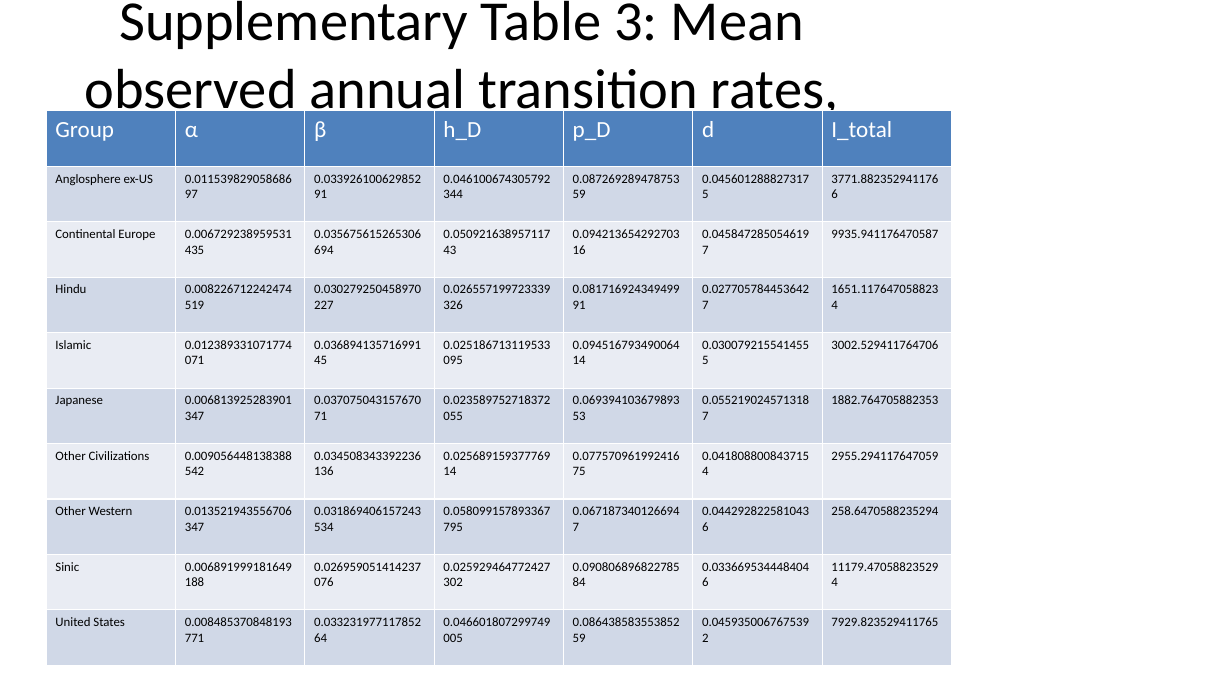
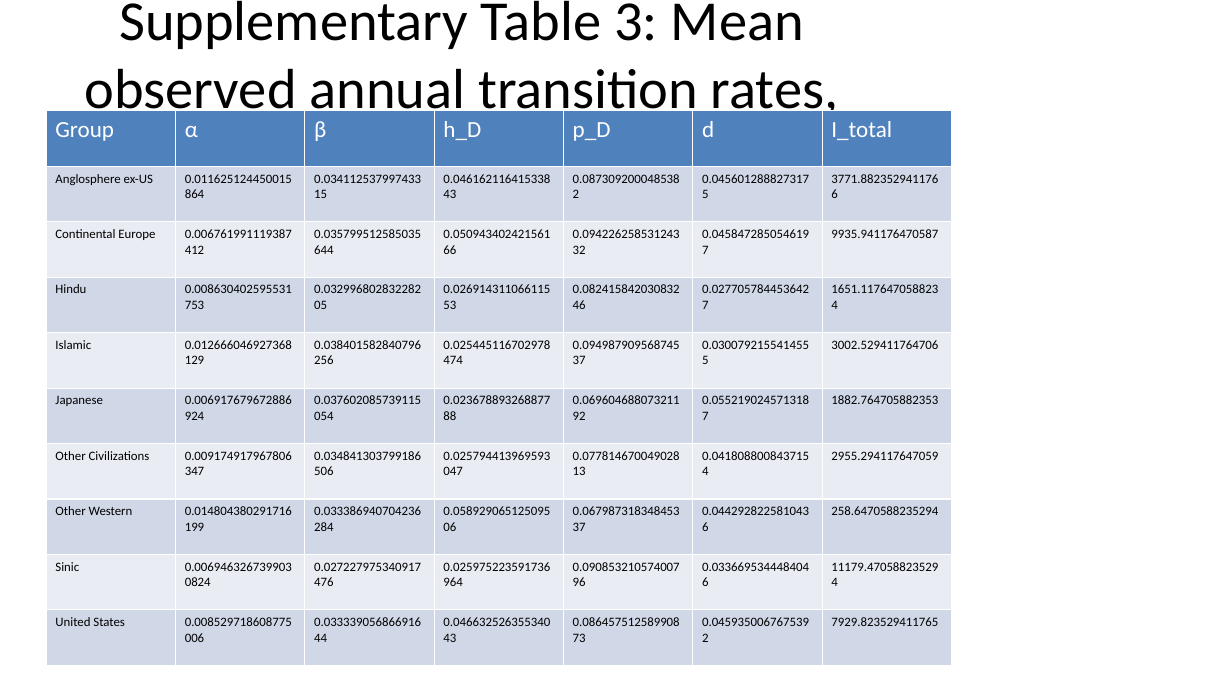
Before and after one commit to bougtoir/medical-accident-its-analysis, a slide deck: slide 20 of researcher_mobility_ode/docs/manuscript_full_article_figures.pptx. Drawn at 1232x693 pixels with LibreOffice and Linux fonts; fonts in the diff are those of the drawing. Boxes give left, top, right and bottom in pixels: in the first picture for what was removed or moved away, otherwise in the second. Text is boxed around its words. In the diff, an @@ line names an element or a change of style, - is before the commit and + after.

```diff
--- a/researcher_mobility_ode/docs/manuscript_full_article_figures.pptx
+++ b/researcher_mobility_ode/docs/manuscript_full_article_figures.pptx
@@ table at bbox=[46, 111, 952, 665] @@
-row 2: Anglosphere ex-US | 0.01153982905868697 | 0.03392610062985291 | 0.046100674305792344 | 0.08726928947875359 | 0.0456012888273175 | 3771.8823529411766
+row 2: Anglosphere ex-US | 0.011625124450015864 | 0.03411253799743315 | 0.04616211641533843 | 0.0873092000485382 | 0.0456012888273175 | 3771.8823529411766
-row 3: Continental Europe | 0.006729238959531435 | 0.035675615265306694 | 0.05092163895711743 | 0.09421365429270316 | 0.0458472850546197 | 9935.941176470587
+row 3: Continental Europe | 0.006761991119387412 | 0.035799512585035644 | 0.05094340242156166 | 0.09422625853124332 | 0.0458472850546197 | 9935.941176470587
-row 4: Hindu | 0.008226712242474519 | 0.030279250458970227 | 0.026557199723339326 | 0.08171692434949991 | 0.0277057844536427 | 1651.1176470588234
+row 4: Hindu | 0.008630402595531753 | 0.03299680283228205 | 0.02691431106611553 | 0.08241584203083246 | 0.0277057844536427 | 1651.1176470588234
-row 5: Islamic | 0.012389331071774071 | 0.03689413571699145 | 0.025186713119533095 | 0.09451679349006414 | 0.0300792155414555 | 3002.529411764706
+row 5: Islamic | 0.012666046927368129 | 0.038401582840796256 | 0.025445116702978474 | 0.09498790956874537 | 0.0300792155414555 | 3002.529411764706
-row 6: Japanese | 0.006813925283901347 | 0.03707504315767071 | 0.023589752718372055 | 0.06939410367989353 | 0.0552190245713187 | 1882.764705882353
+row 6: Japanese | 0.006917679672886924 | 0.037602085739115054 | 0.02367889326887788 | 0.06960468807321192 | 0.0552190245713187 | 1882.764705882353
-row 7: Other Civilizations | 0.009056448138388542 | 0.034508343392236136 | 0.02568915937776914 | 0.07757096199241675 | 0.0418088008437154 | 2955.294117647059
+row 7: Other Civilizations | 0.009174917967806347 | 0.034841303799186506 | 0.025794413969593047 | 0.07781467004902813 | 0.0418088008437154 | 2955.294117647059
-row 8: Other Western | 0.013521943556706347 | 0.031869406157243534 | 0.058099157893367795 | 0.0671873401266947 | 0.0442928225810436 | 258.6470588235294
+row 8: Other Western | 0.014804380291716199 | 0.033386940704236284 | 0.05892906512509506 | 0.06798731834845337 | 0.0442928225810436 | 258.6470588235294
-row 9: Sinic | 0.006891999181649188 | 0.026959051414237076 | 0.025929464772427302 | 0.09080689682278584 | 0.0336695344484046 | 11179.470588235294
+row 9: Sinic | 0.0069463267399030824 | 0.027227975340917476 | 0.025975223591736964 | 0.09085321057400796 | 0.0336695344484046 | 11179.470588235294
-row 10: United States | 0.008485370848193771 | 0.03323197711785264 | 0.046601807299749005 | 0.08643858355385259 | 0.0459350067675392 | 7929.823529411765
+row 10: United States | 0.008529718608775006 | 0.03333905686691644 | 0.04663252635534043 | 0.08645751258990873 | 0.0459350067675392 | 7929.823529411765
```
Also in this commit, not shown: 2 other slides changed, 22 other files.
